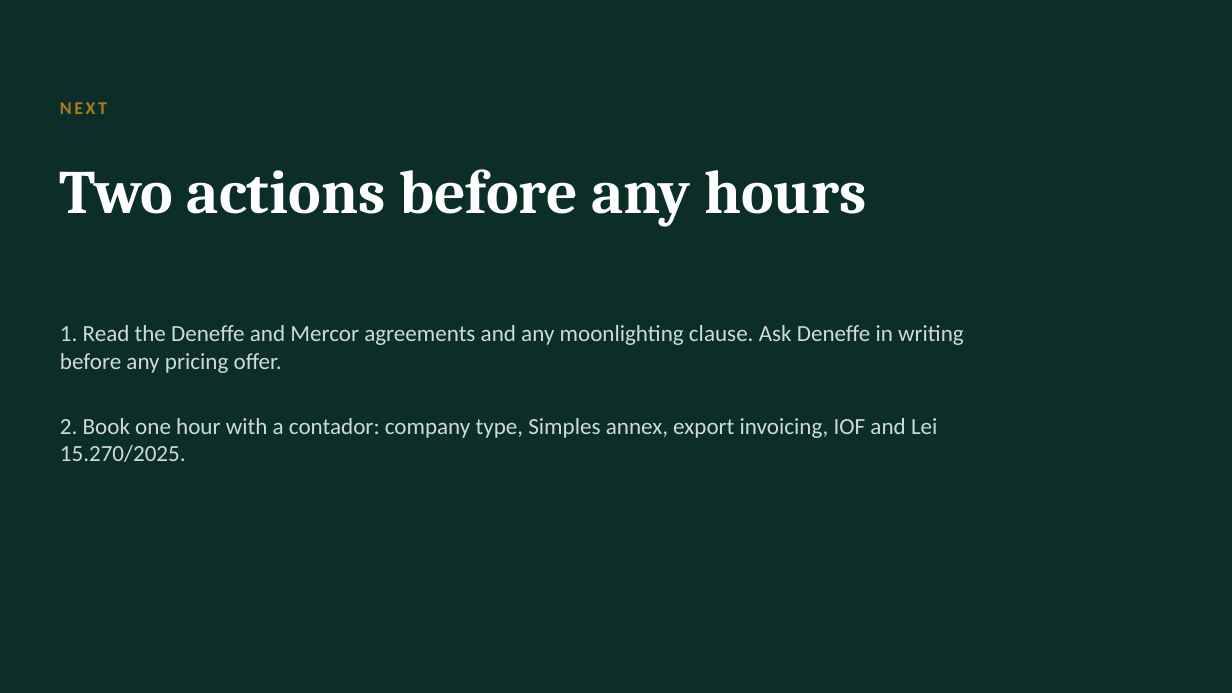
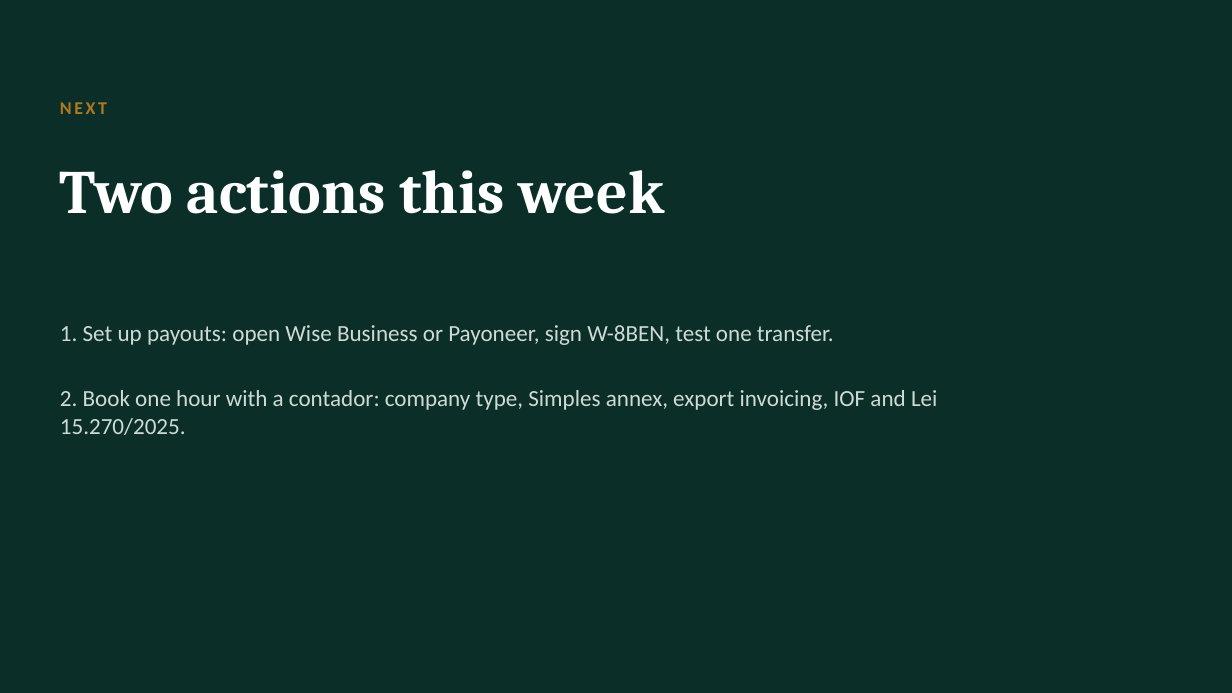
Before and after one commit to algarcalebe-web/legendary-bassoon, a slide deck: slide 37 of research/Calebe_Income_Atlas.pptx. Drawn at 1232x693 pixels with LibreOffice and Linux fonts; fonts in the diff are those of the drawing. Boxes give left, top, right and bottom in pixels: in the first picture for what was removed or moved away, otherwise in the second. Text is boxed around its words. In the diff, an @@ line names an element or a change of style, - is before the commit and + after.

```diff
--- a/research/Calebe_Income_Atlas.pptx
+++ b/research/Calebe_Income_Atlas.pptx
@@ title at (x1=60, y1=170, x2=664, y2=214): text changed @@
-Two actions before any hours
+Two actions this week
@@ text at (x1=60, y1=325, x2=834, y2=345): text changed @@
-1. Read the Deneffe and Mercor agreements and any moonlighting clause. Ask Deneffe in writing before any pricing offer.
+1. Set up payouts: open Wise Business or Payoneer, sign W-8BEN, test one transfer.
```
Also in this commit, not shown: 6 other slides changed, 2 other files.
